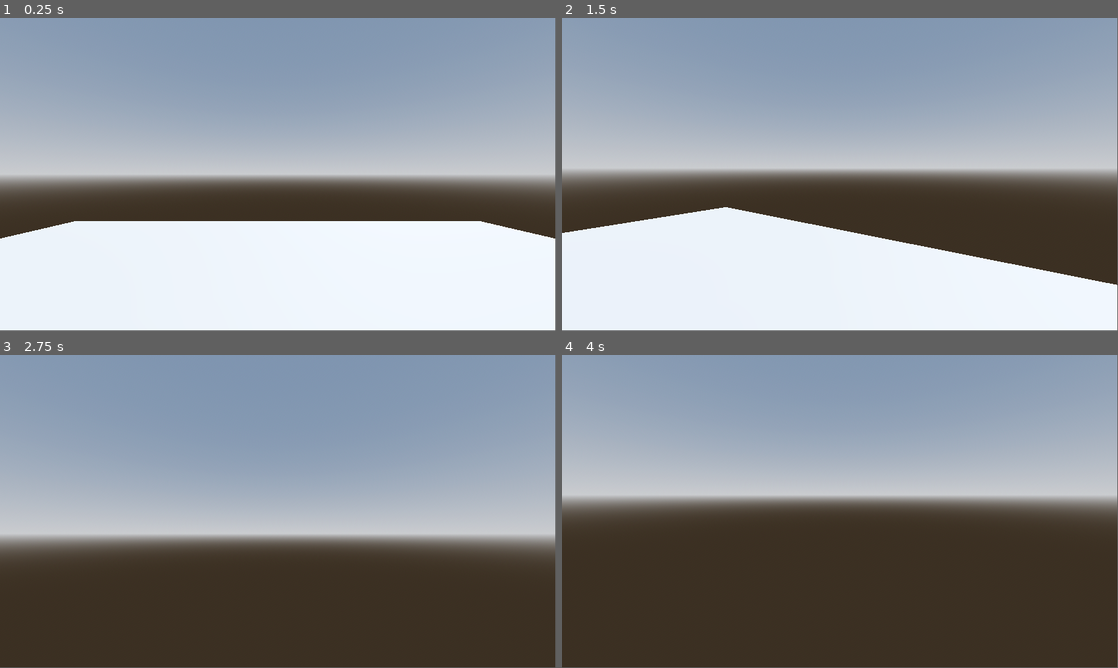
Above: before the commit, frames 1-4 (two rows, left to right).
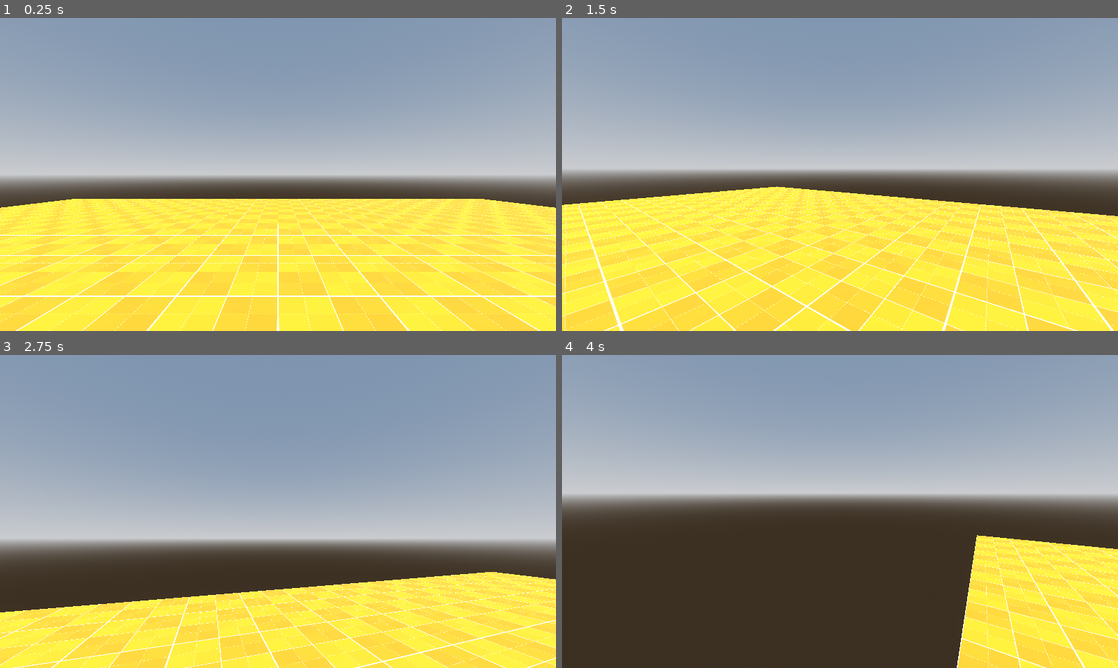
Above: after the commit, the same moments.

Repository: filipposoffiatti/basic-godot-fps-controller
Game: Godot game, scene res://Scenes/main.tscn
Two runs of this game, one before a commit and one after it. Both use one fixed random seed, a clock stepped at 60 frames per second and the inputs below.
Inputs (mouse positions are in pixels of both pictures, inside the frame that each line leads up to):
- Up to frame 1 (0.25 s): no input
- Up to frame 2 (1.5 s): tap Enter at 0.5 s; move the mouse to (867, 171) at 0.52 s; hold Shift (Shift) 0.53-1.28 s; hold W (Forward) from 0.53 s (still down); tap Space (Jump) at 0.77 s; move the mouse to (812, 174) at 1.27 s; tap Ctrl (Sprint) at 1.35 s
- Up to frame 3 (2.75 s): keep holding W (Forward); tap Space (Jump) at 1.52 s; move the mouse to (289, 505) at 2.02 s; hold Shift (Shift) from 2.03 s (still down)
- Up to frame 4 (4 s): keep holding W (Forward); move the mouse to (834, 514) at 2.77 s; release Shift (Shift) at 2.78 s; tap Ctrl (Sprint) at 2.85 s; tap Space (Jump) at 3.02, 3.77 s; move the mouse to (878, 514) at 3.52 s; hold Shift (Shift) from 3.53 s (still down)
In our replay, the window is 799x449 before the commit and 800x450 after it. These sizes can differ from the game's own. Grey fills any space a smaller window leaves; there, only what the larger window draws over its background counts as a difference.

The runs differ from the first frame. In frame 1, 40% of the frame differs, in the area x 0-100%, y 0-100%; in frame 2, 40%; in frame 3, 29%; in frame 4, 11%.

Commit message:
Updating common files

Diff:
--- a/Scenes/main.tscn
+++ b/Scenes/main.tscn
@@ -1,5 +1,6 @@
 [gd_scene format=3 uid="uid://c6g5ari6qbyqj"]
 
+[ext_resource type="Texture2D" uid="uid://bd0oims5sevpg" path="res://Textures/canvas.png" id="1_bo1nx"]
 [ext_resource type="Script" uid="uid://c4npm1rl5pdr0" path="res://Scripts/player.gd" id="1_jjgbg"]
 
 [sub_resource type="ProceduralSkyMaterial" id="ProceduralSkyMaterial_bo1nx"]
@@ -14,6 +15,10 @@
 sky = SubResource("Sky_8gbba")
 tonemap_mode = 2
 glow_enabled = true
+
+[sub_resource type="StandardMaterial3D" id="StandardMaterial3D_8gbba"]
+albedo_texture = ExtResource("1_bo1nx")
+uv1_scale = Vector3(20, 20, 20)
 
 [sub_resource type="CapsuleMesh" id="CapsuleMesh_kry3j"]
 
@@ -35,8 +40,9 @@
 
 [node name="CSGBox3D" type="CSGBox3D" parent="World Enviroment" unique_id=1884293463]
 transform = Transform3D(1, 0, 0, 0, 1, 0, 0, 0, 1, 0, -0.049999997, 0)
+material_overlay = SubResource("StandardMaterial3D_8gbba")
 use_collision = true
-size = Vector3(17, 0.1, 17)
+size = Vector3(33, 0.1, 33)
 
 [node name="Player" type="Node" parent="." unique_id=15803763]
 
--- a/project.godot
+++ b/project.godot
@@ -14,6 +14,11 @@
 run/main_scene="uid://c6g5ari6qbyqj"
 config/features=PackedStringArray("4.6", "Forward Plus")
 config/icon="res://icon.svg"
+
+[display]
+
+window/size/viewport_width=1280
+window/size/viewport_height=720
 
 [input]
 
